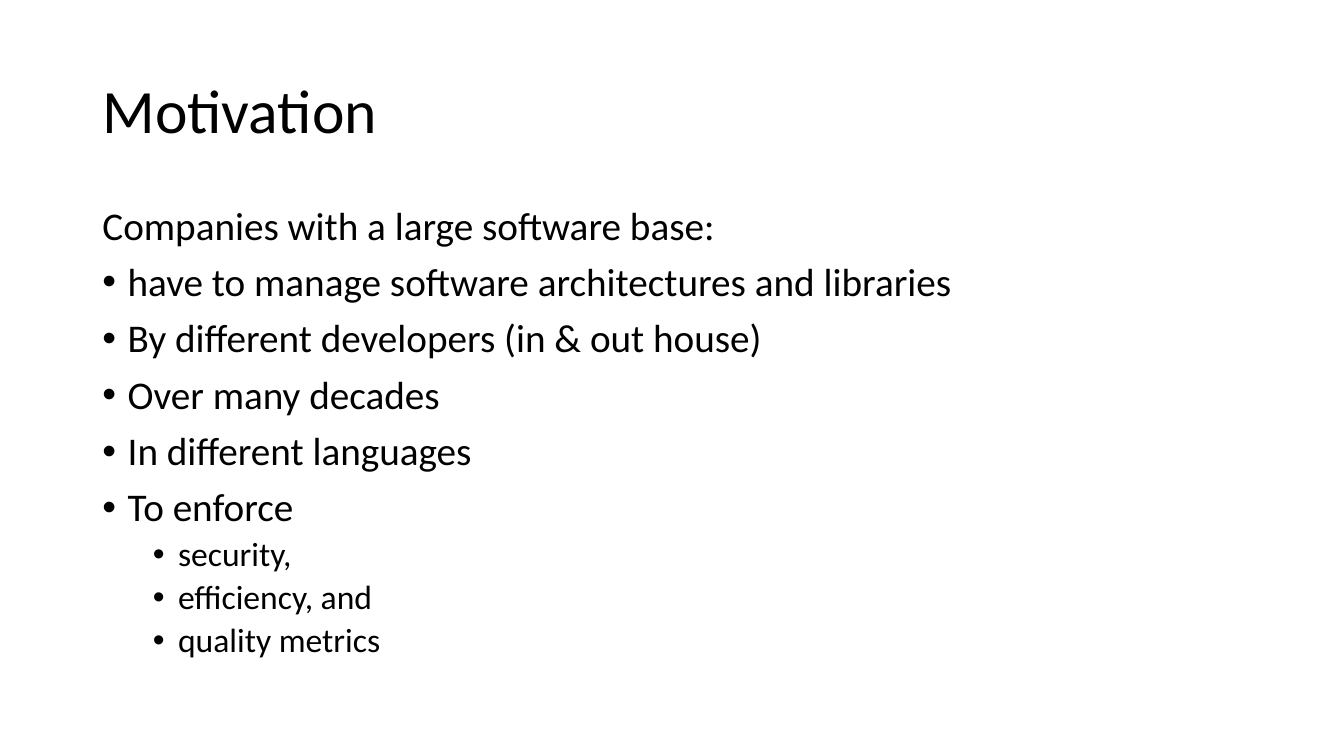
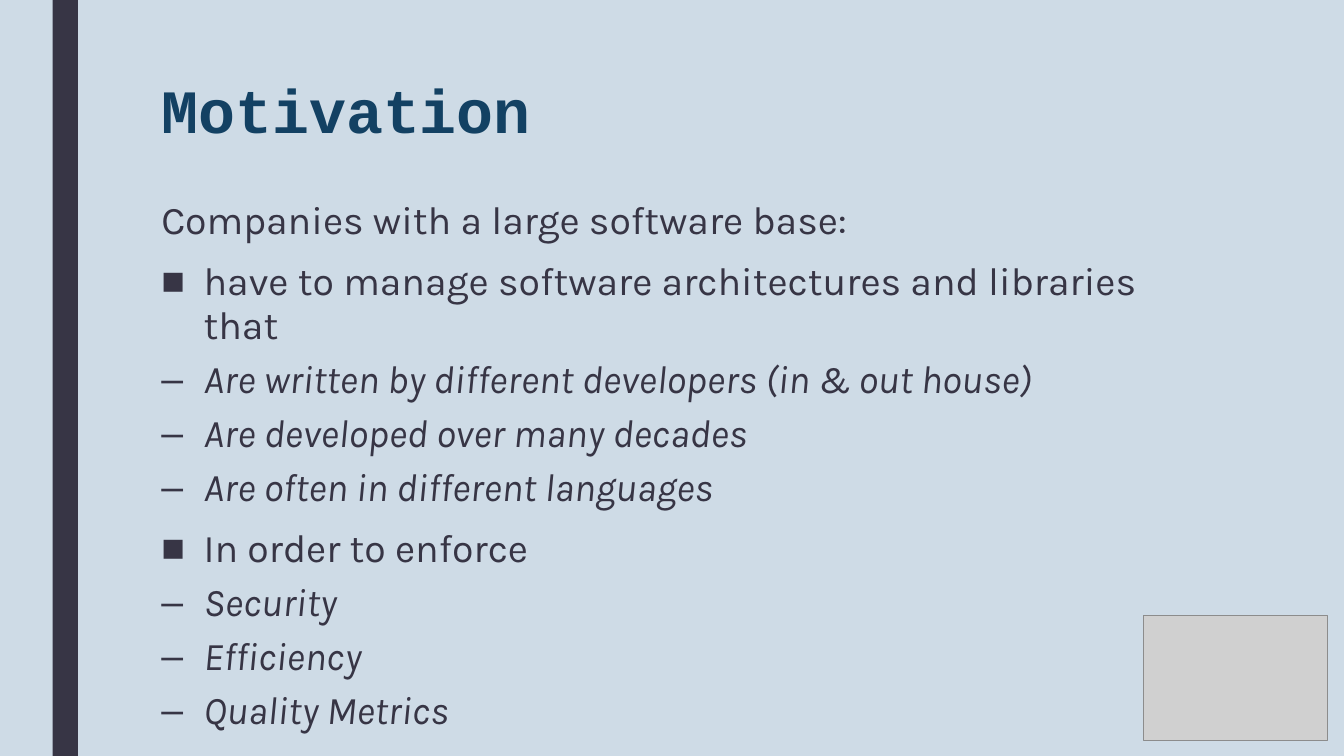
Before and after one commit to MultilingualStaticAnalysis/MLSA, a slide deck: slide 2 of Doc/LBB ICSoft2017 Slides v0.pptx. Drawn at 1344x756 pixels with LibreOffice and Linux fonts; fonts in the diff are those of the drawing; grey boxes stand for pictures. Boxes give left, top, right and bottom in pixels: in the first picture for what was removed or moved away, otherwise in the second. Text is boxed around its words. In the diff, an @@ line names an element or a change of style, - is before the commit and + after.

```diff
--- a/Doc/LBB ICSoft2017 Slides v0.pptx
+++ b/Doc/LBB ICSoft2017 Slides v0.pptx
@@ background #FFFFFF to #CEDBE6 @@
@@ rectangle added at [52, 0, 78, 756], fill #373545 @@
@@ title "Motivation": place and size @@
-title "Motivation" at [102, 90, 376, 134]
+title "Motivation" at [161, 89, 531, 134]
@@ title "Motivation" at [161, 89, 531, 134]: font Calibri to Courier New, text colour #000000 to #134163, bold on; line spacing 0.9 to 0.89; vertical alignment middle to top @@
@@ text "Companies with a large software ...": place and size @@
-text "Companies with a large software ..." at [102, 212, 952, 658]
+text "Companies with a large software ..." at [161, 207, 1136, 734]
@@ text at [161, 207, 847, 244]: font Calibri to Karla, text colour #000000 to #373545 in "Companies with a large software base:"; line spacing 0.9 to 0.94; more space between paragraphs @@
@@ text at [204, 268, 1136, 734]: text changed; font Calibri to Karla; text colour #000000 to #373545; italic on @@
-• have to manage software architectures and libraries
-• By different developers (in & out house)
-• Over many decades
-• In different languages
-• To enforce
-  • security,
-  • efficiency, and
-  • quality metrics
+■ have to manage software architectures and libraries that
+  – Are written by different developers (in & out house)
+  – Are developed over many decades
+  – Are often in different languages
+■ In order to enforce
+  – Security
+  – Efficiency
+  – Quality Metrics
@@ picture added at [1144, 616, 1328, 741] @@
```
Also in this commit, not shown: 15 other slides changed, 6 other files.
